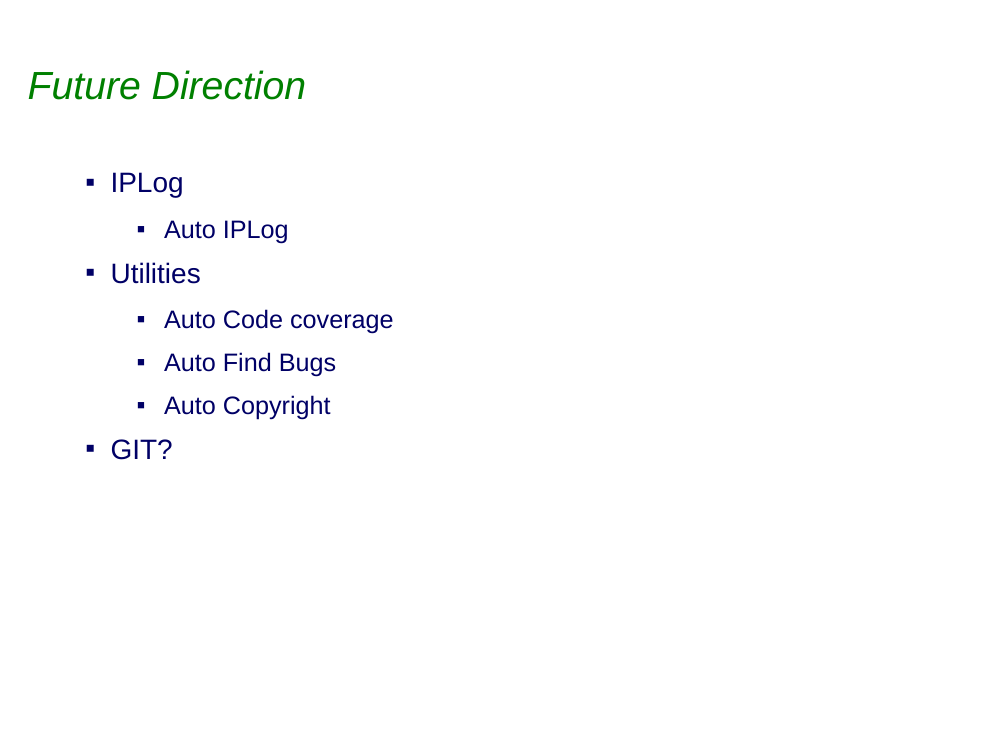
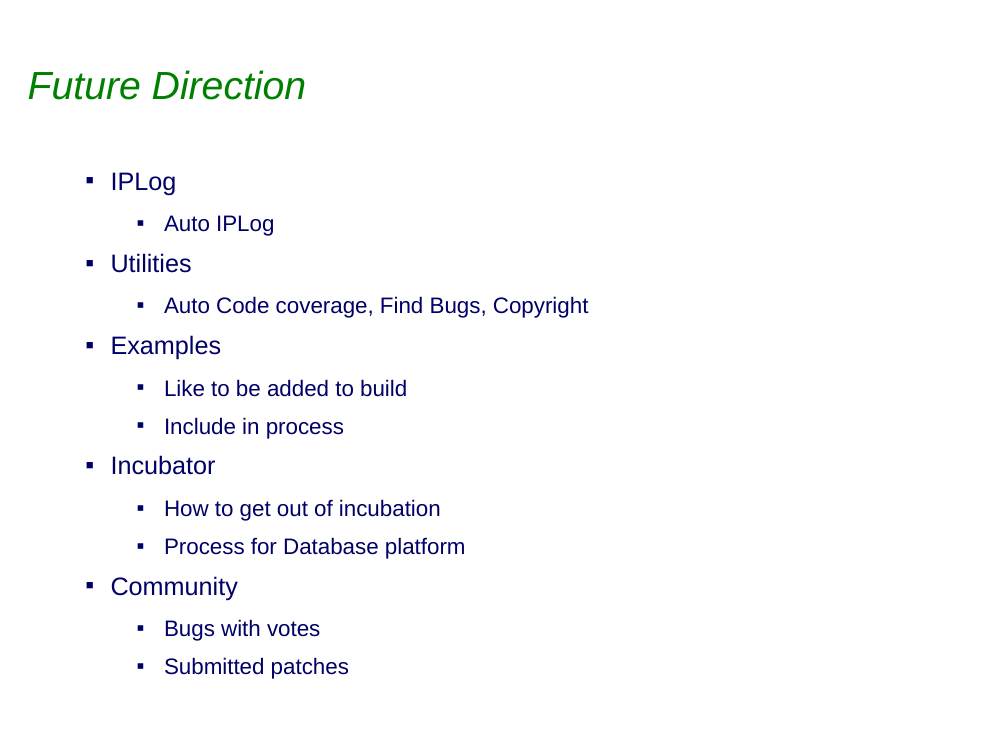
Before and after one commit to sabineheider/incubator, a slide deck: slide 13 of summit-2010/Process.ppt (slide 11 before the commit). Drawn at 1008x756 pixels with LibreOffice and Linux fonts; fonts in the diff are those of the drawing; background and template pictures are left out. Boxes give left, top, right and bottom in pixels: in the first picture for what was removed or moved away, otherwise in the second. Text is boxed around its words. In the diff, an @@ line names an element or a change of style, - is before the commit and + after.

```diff
--- a/summit-2010/Process.ppt
+++ b/summit-2010/Process.ppt
@@ text at (111,172,274,273): size 20 to 18 pt in "IPLog", "Utilities"; size 18 to 16 pt in "Auto IPLog"; less space between paragraphs @@
@@ text at (111,296,589,679): text changed; size 18 to 16 pt @@
-  ▪ Auto Code coverage
-  ▪ Auto Find Bugs
-  ▪ Auto Copyright
-▪ GIT?
+  ▪ Auto Code coverage, Find Bugs, Copyright
+▪ Examples
+  ▪ Like to be added to build
+  ▪ Include in process
+▪ Incubator
+  ▪ How to get out of incubation
+  ▪ Process for Database platform
+▪ Community
+  ▪ Bugs with votes
+  ▪ Submitted patches
```
Also in this commit, not shown: 2 other slides changed, 2 slides added, 2 slides removed.
